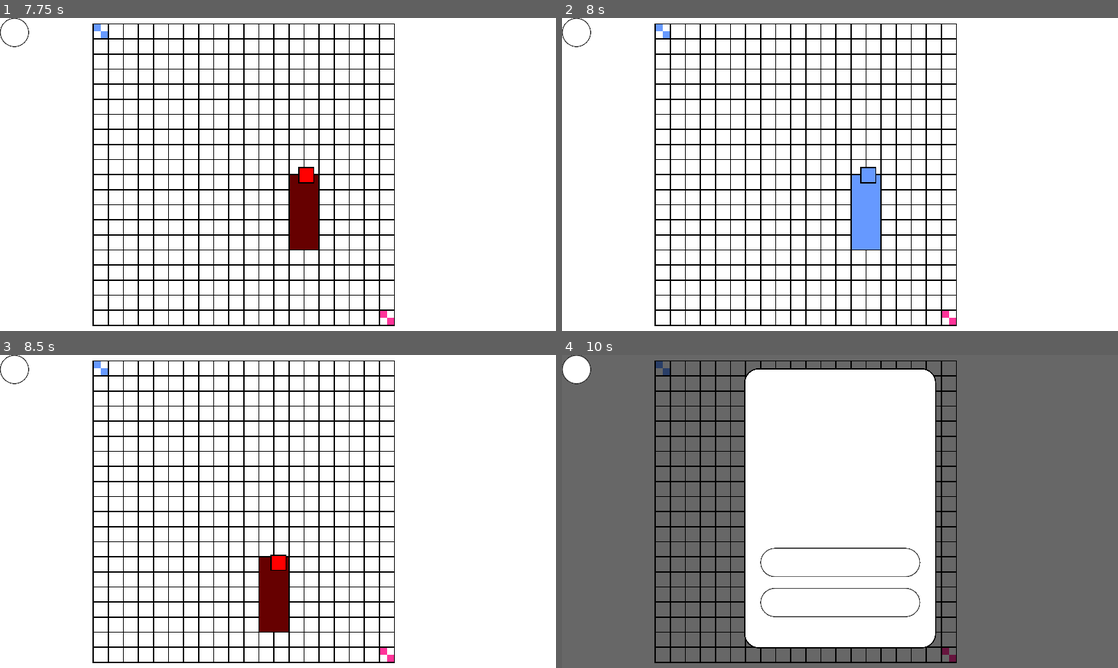
Above: before the commit, frames 1-4 (two rows, left to right).
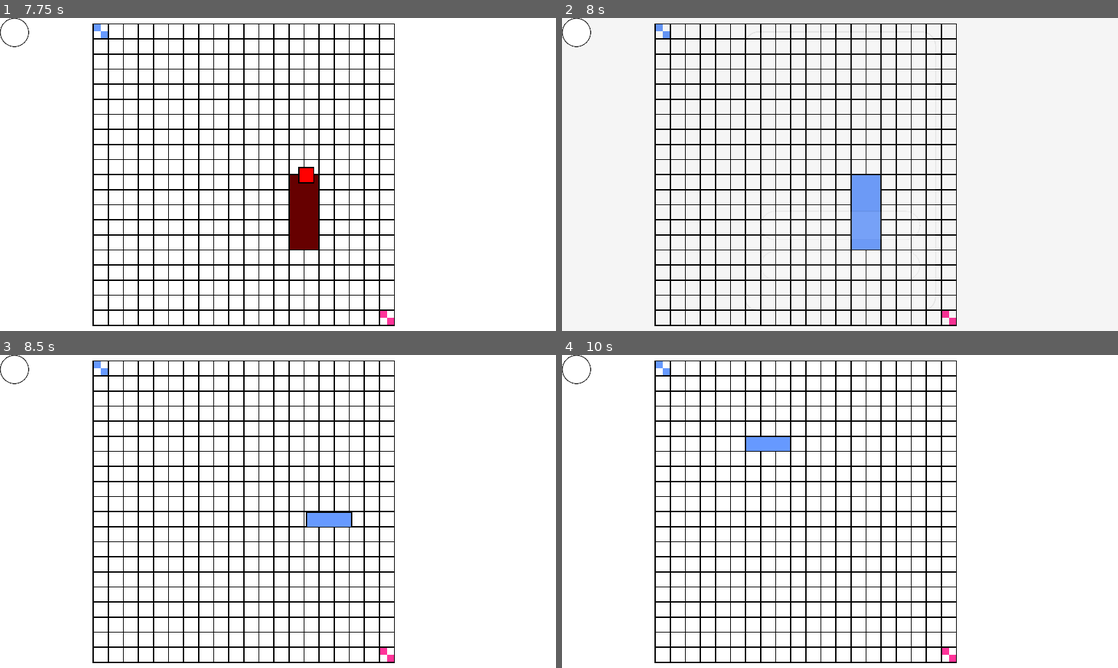
Above: after the commit, the same moments.

Repository: NLLK/BattleOfSquaresGodot
Game: Godot game, scene res://Scenes/startMenuScene.tscn
The game is run twice, just before and just after one commit, with the same random seed, the same clock (stepped at 60 frames per second) and the same inputs.
Inputs (mouse positions are in pixels of both pictures, inside the frame that each line leads up to):
- Up to frame 1 (7.75 s): click "Start game" at 0.5 s; click "| |" at 1.25 s; click "Start game" at 2 s; tap Enter at 2.75, 6.5 s; move the mouse to (400, 158) at 2.77 s; hold D 2.78-3.53 s; click (400, 158) at 2.92 s; tap Space at 3.5 s; move the mouse to (166, 190) at 3.52 s; click (166, 190) at 3.67 s; move the mouse to (333, 105) at 4.27 s; hold D 4.28-5.78 s; click (333, 105) at 4.42 s; move the mouse to (250, 237) at 5.02 s; click (250, 237) at 5.17 s; move the mouse to (444, 221) at 5.77 s; click (444, 221) at 5.92 s; move the mouse to (111, 127) at 6.52 s; click (111, 127) at 6.67 s; move the mouse to (305, 174) at 7.27 s; click (305, 174) at 7.42 s
- Up to frame 2 (8 s): no input
- Up to frame 3 (8.5 s): click (278, 561) at 8 s, where only the run after the commit has a clickable "Play Again"
- Up to frame 4 (10 s): move the mouse to (756, 433) at 8.77 s; hold D from 8.78 s (still down); click (756, 433) at 8.92 s; move the mouse to (962, 495) at 9.52 s; click (962, 495) at 9.67 s

Frame 1 is identical in both runs. In frame 2, 1.2% of the frame differs, in the area x 32-68%, y 4-94%; in frame 3, 1.7%; in frame 4, 71%, in the area x 0-100%, y 0-100%.
Error before the commit: Invalid call. Nonexistent function 'hide' in base 'Nil'. (res://Scripts/Game/gameMain_script.gd:744)

Commit message:
changed the way user get know he loose

Diff:
--- a/Scenes/gameScene.tscn
+++ b/Scenes/gameScene.tscn
@@ -5992,6 +5992,8 @@
 "_edit_use_anchors_": false
 }
 
+[node name="Tween" type="Tween" parent="endMenu"]
+
 [node name="pauseMenu" type="Control" parent="."]
 visible = false
 margin_right = 1920.0
@@ -6087,6 +6089,7 @@
 margin_bottom = 0.0
 
 [node name="beforeEndLabel" type="Label" parent="."]
+visible = false
 margin_left = 1882.0
 margin_top = 1017.0
 margin_right = 1920.0
--- a/Scripts/Game/gameMain_script.gd
+++ b/Scripts/Game/gameMain_script.gd
@@ -7,7 +7,7 @@
 const FIELD_BORDERS = Vector2(1360,1058)
 const FIELD_START_POINT = Vector2(320,18)
 
-const BEFORE_END_SECONDS = 5
+const BEFORE_END_SECONDS = 3
 
 const PRINT_COLLIDERS_INFO = false
 
@@ -74,6 +74,7 @@
 
 func _on_endPlayAgain_button_up():
 	$endMenu.hide()
+	$endMenu.modulate = Color("00ffffff")
 	gameStage = GameStages.START
 	print("GameStage = ", gameStage)
 
@@ -100,7 +101,7 @@
 	squareObjectList.clear()
 
 	beforeEndSecondsSpent = 0
-	$beforeEndLabel.hide()
+	#$beforeEndLabel.hide()
 
 	#TODO: сделать это действие по анимации рандома
 	generate_new_square()
@@ -139,12 +140,13 @@
 			 place_squareToPlace()
 
 func beforeEndInit():
-	$beforeEndLabel.show()
-	$beforeEndLabel.text = BEFORE_END_SECONDS as String
+	#$beforeEndLabel.show()
+	#$beforeEndLabel.text = BEFORE_END_SECONDS as String
 
 	$beforeEndTimer.start()
 
 func showEndMenu():
+
 	hideCursorSquare = true
 	cursorSquare.hide()
 	Input.set_mouse_mode(Input.MOUSE_MODE_VISIBLE)
@@ -153,6 +155,9 @@
 	$endMenu/whoWonLabel.set("custom_colors/font_outline_modulate", get_players_color(whoPlays))
 	$endMenu/whoWonLabel.text = "Player " + (whoPlays+1)as String + " won!"
 	change_team()
+	$endMenu/Tween.interpolate_property($endMenu, "modulate",
+	Color("00ffffff"), Color("ffffffff"), 3, Tween.TRANS_LINEAR, Tween.EASE_IN_OUT)
+	$endMenu/Tween.start()
 	$endMenu.show()
 
 	pass
@@ -235,7 +240,7 @@
 		else:
 			cursorSquare.hide()
 		if gameStage == GameStages.END:
-			$beforeEndLabel.rect_position = position + Vector2(52/2+8, 52/2)
+			#$beforeEndLabel.rect_position = position + Vector2(52/2+8, 52/2)
 			pass
 
 func start_dice_animation_orSmth():
@@ -725,10 +730,10 @@
 		pass
 	elif beforeEndSecondsSpent != BEFORE_END_SECONDS-1:
 		beforeEndSecondsSpent+=1
-		$beforeEndLabel.text = (BEFORE_END_SECONDS - beforeEndSecondsSpent) as String
+		#$beforeEndLabel.text = (BEFORE_END_SECONDS - beforeEndSecondsSpent) as String
 		$beforeEndTimer.start()
 	else:
-		$beforeEndLabel.hide()
+		#$beforeEndLabel.hide()
 		gameStage = GameStages.END_MENU
 		print("GameStage = ", gameStage)
 		showEndMenu()
@@ -736,16 +741,17 @@
 	pass # Replace with function body.
 
 func _on_pauseButton_button_up():
-	if $pauseMenu.visible == false:
-		pausePreviousGameStage = gameStage
-		gameStage = GameStages.PAUSE
-		print("GameStage = ", gameStage)
-		hideCursorSquare = true
-		cursorSquare.hide()
-		Input.set_mouse_mode(Input.MOUSE_MODE_VISIBLE)
-		$pauseMenu.visible = true
-	else:
-		_on_pauseMenuContinue_button_up()
+	if gameStage != GameStages.MENU and gameStage != GameStages.END_MENU:
+		if $pauseMenu.visible == false:
+			pausePreviousGameStage = gameStage
+			gameStage = GameStages.PAUSE
+			print("GameStage = ", gameStage)
+			hideCursorSquare = true
+			cursorSquare.hide()
+			Input.set_mouse_mode(Input.MOUSE_MODE_VISIBLE)
+			$pauseMenu.visible = true
+		else:
+			_on_pauseMenuContinue_button_up()
 
 func _on_pauseMenuContinue_button_up():
 	gameStage = pausePreviousGameStage
@@ -758,7 +764,7 @@
 
 func _on_pauseMenuSurrender_button_up():
 	$pauseMenu.hide()
-	$beforeEndLabel.hide()
+	#$beforeEndLabel.hide()
 	gameStage = GameStages.END_MENU
 	print("GameStage = ", gameStage)
 	showEndMenu()
--- a/project.godot
+++ b/project.godot
@@ -28,7 +28,8 @@
 
 window/size/width=1920
 window/size/height=1080
-window/size/fullscreen=true
+window/size/test_width=1280
+window/size/test_height=720
 mouse_cursor/custom_image="res://src/cursor.png"
 window/stretch/mode="2d"
 window/stretch/aspect="keep"
